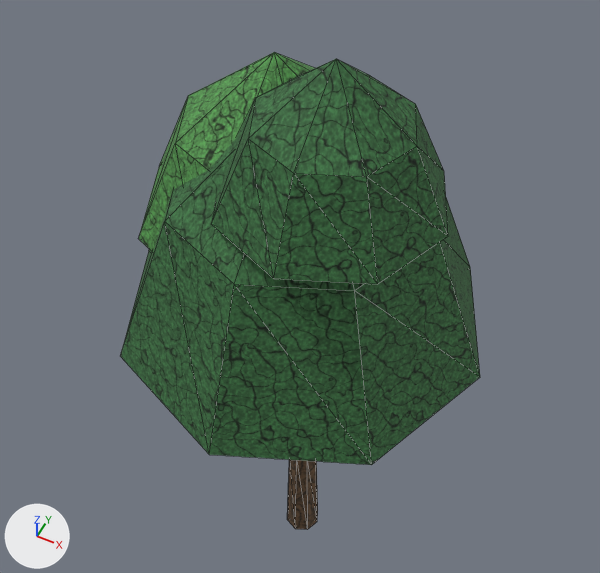
Renders of the FBX model Assets/Project3D/Models/environment/hill_tree_b.fbx from each side of a commit.
One viewpoint serves both versions: a 50 mm camera at (1.68, -3.41, 7.63) aimed at (-0.17, 0.29, 3.0). Lighting does not change. The marker at lower left points along +X, +Y and +Z. The picture after the commit comes second. Mesh edges are drawn as thin lines.

In view in the first picture: 'hill_tree_b'.
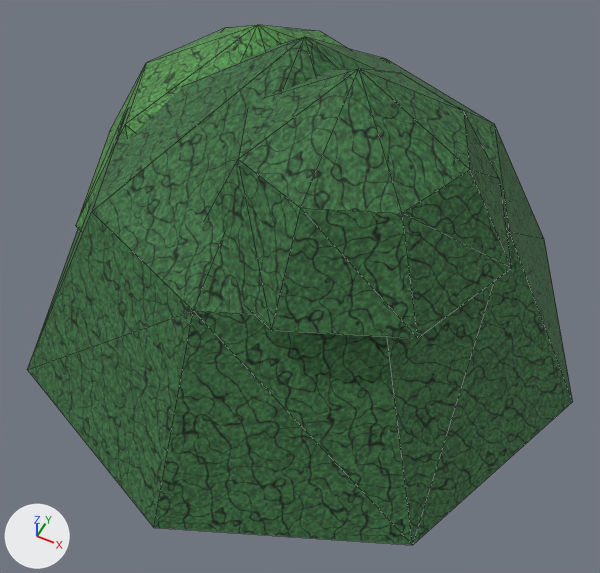
Changed parts and their boxes [x1, y1, x2, y2] in the pictures (600 x 573 px; the box of a moved part takes in the faces that stretch with it):
'hill_tree_b', reshaped (52% wider, 9% taller)
    before: [121, 52, 480, 530]
    after: [27, 25, 573, 545]
part 1 of me_stem_001, moved or reshaped
    before: [139, 52, 315, 252]
    after: [76, 25, 346, 230]
part 2 of me_stem_001, moved or reshaped
    before: [211, 59, 448, 284]
    after: [206, 69, 512, 338]
part 3 of me_stem_001, moved or reshaped
    before: [165, 139, 364, 291]
    after: [92, 37, 510, 314]
part 4 of me_stem_001, moved or reshaped
    before: [355, 198, 480, 377]
    after: [495, 126, 573, 401]
part 5 of me_stem_001, moved or reshaped
    before: [121, 194, 234, 454]
    after: [27, 111, 193, 527]
part 6 of me_stem_001, moved or reshaped
    before: [209, 284, 480, 465]
    after: [154, 232, 573, 545]

What the commit changed:
me_stem_001 is used by ob_hill_tree_b; location (0.0, 0.0, 0.0).
me_stem_001 had 80 vertices, 144 faces and spanned x -1.3..1.3, y -1.3..1.3, z 0.0..5.35.
me_stem_001 now has 80 vertices, 144 faces and spans x -1.89..1.89, y -1.89..1.89, z 0.0..5.4.
me_stem_001 part 1: the loose piece of 18 vertices spanning x -1.25..0.65, y -0.73..1.17, z 2.95..5.0 is scaled about its middle by (1.36, 1.36, 1.02), then moved by (-0.18, 0.14, 0.03).
me_stem_001 part 2: the loose piece of 18 vertices spanning x -0.44..0.96, y -0.88..0.52, z 3.8..5.35 is scaled about its middle by (1.31, 1.31, 1.03), then moved by (0.16, -0.1, 0.03).
me_stem_001 part 3: 9 of the vertices in x -0.86..0.86, y -0.86..0.86, z 4.26..5.05 are scaled about their middle by (1.45, 1.45, 1.08), then moved by (0.0, 0.0, 0.18).
me_stem_001 part 4: 3 of the vertices in x 0.0..1.3, y 0.0..1.3, z 3.14 are scaled about their middle by (1.45, 1.45, 1.08), then moved by (0.0, 0.0, 0.18).
me_stem_001 part 5: 2 of the vertices in x -0.92..0.0, y -1.3..-0.92, z 3.14 are scaled about their middle by (1.45, 1.45, 1.08), then moved by (0.0, 0.0, 0.18).
me_stem_001 part 6: 1 of the vertices in x 0.92, y -0.92, z 3.14 are scaled about their middle by (1.45, 1.45, 1.08), then moved by (0.0, 0.0, 0.18).
Other edits to the shape of me_stem_001 do not show in these pictures.
